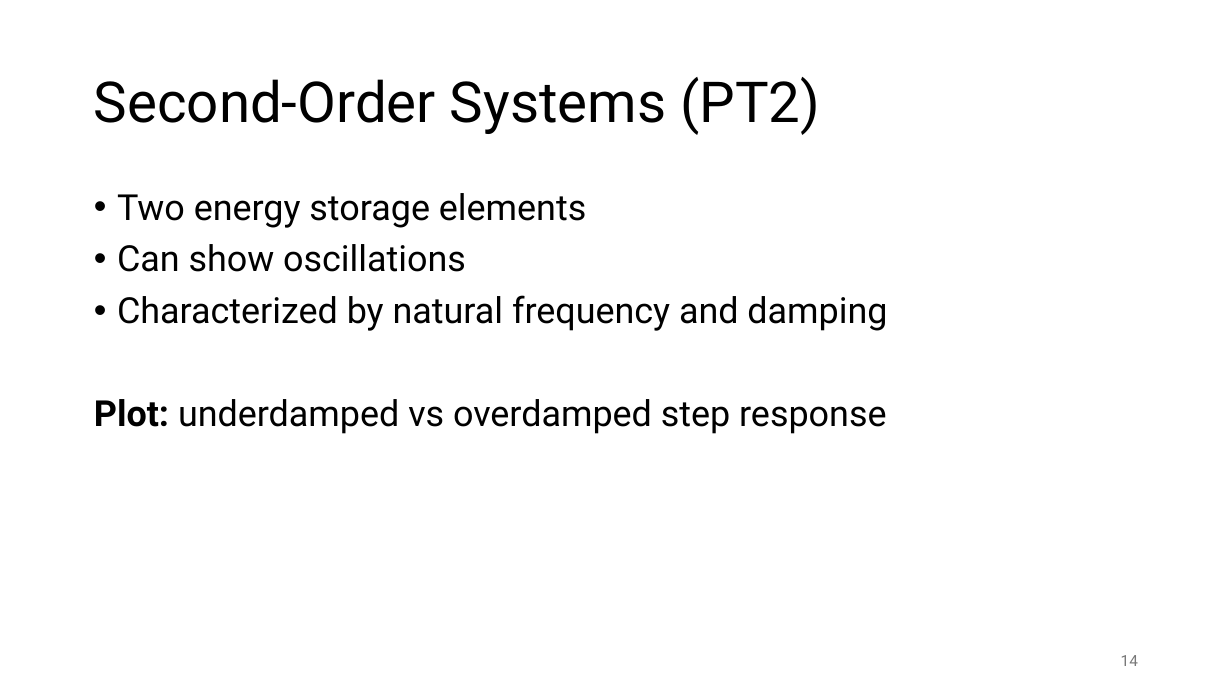
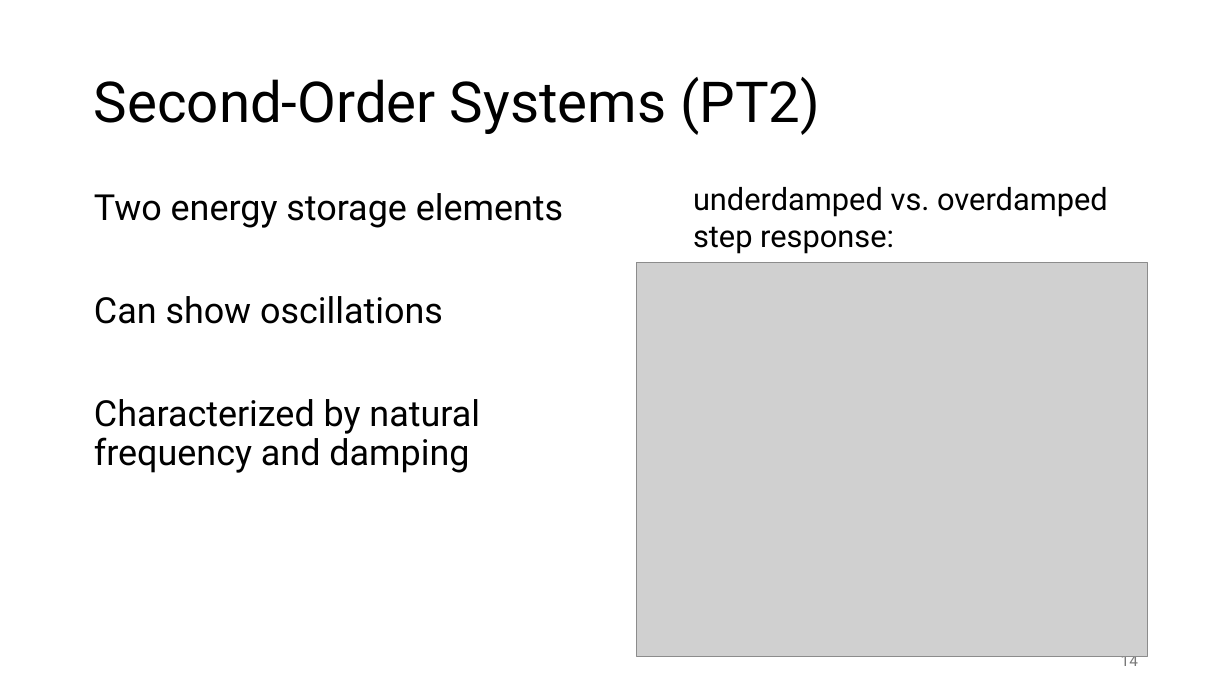
Before and after one commit to FelixWick/control_engineering, a slide deck: slide 14 of slides/1_systems.pptx. Drawn at 1232x693 pixels with LibreOffice and Linux fonts; fonts in the diff are those of the drawing; grey boxes stand for pictures. Boxes give left, top, right and bottom in pixels: in the first picture for what was removed or moved away, otherwise in the second. Text is boxed around its words. In the diff, an @@ line names an element or a change of style, - is before the commit and + after.

```diff
--- a/slides/1_systems.pptx
+++ b/slides/1_systems.pptx
@@ text "Two energy storage elements" at bbox=[94, 193, 563, 473]: bullet • to none @@
@@ text added at bbox=[693, 187, 1108, 254], 24 pt, text #000000 @@
+underdamped vs. overdamped step response:
@@ picture added at bbox=[637, 262, 1147, 656] @@
@@ text at bbox=[94, 399, 886, 434]: paragraph removed @@
-Plot: underdamped vs overdamped step response
```
Also in this commit, not shown: 2 other slides changed.
